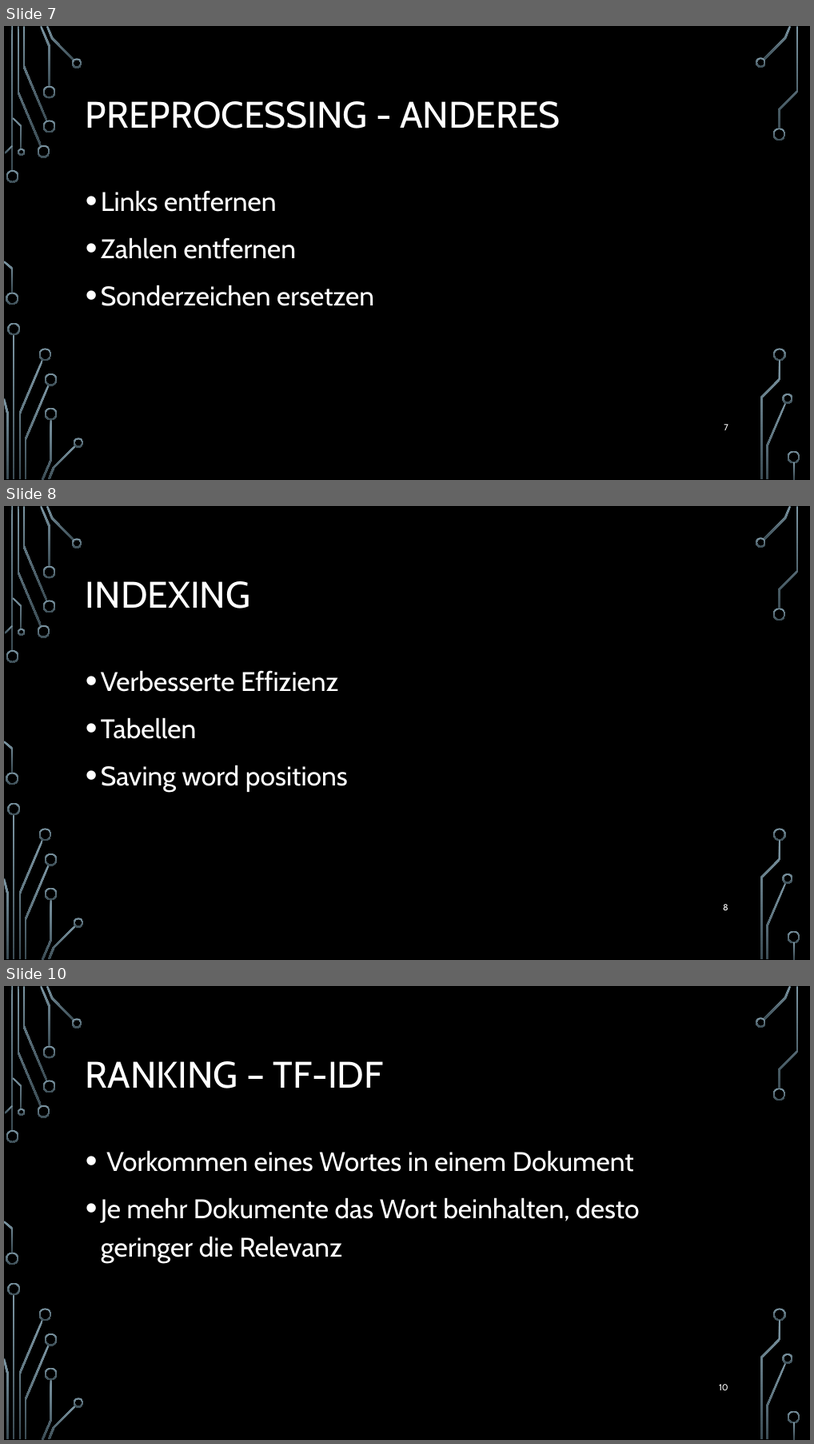
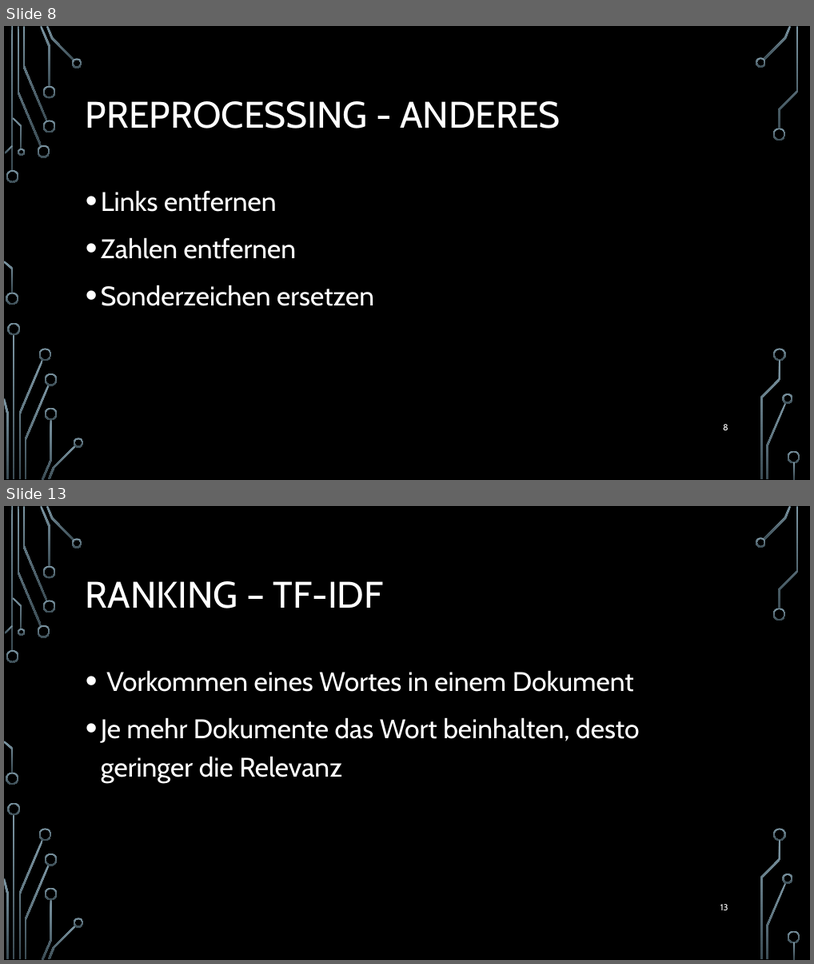
Before and after one commit to TPrime001/Grundgesetz, a slide deck: pres/Information Retrieval.pptx. Shown one above the other, each under a label of ours: slides 7, 8 and 10 before the commit, slides 8 and 13 after it; the slides between them are not shown. The pictures are 814x1444 and 814x964 pixels, drawn with LibreOffice and Linux fonts; fonts in the diff are those of the drawing; background and template pictures are left out. Boxes give left, top, right and bottom in pixels: in the first picture for what was removed or moved away, otherwise in the second. Text is boxed around its words. In the diff, an @@ line names an element or a change of style, - is before the commit and + after.

```diff
--- a/pres/Information Retrieval.pptx
+++ b/pres/Information Retrieval.pptx
@@ slide 8 removed at [4, 506, 810, 960], background picture (left out); not listed: 36 template elements that a slide beside it also shows @@
@@ title removed at [86, 581, 250, 608] @@
-INDEXING
@@ text removed at [101, 670, 348, 792] @@
-• Verbesserte Effizienz
-• Tabellen
-• Saving word positions
@@ page number removed at [723, 904, 729, 910] @@
-8
@@ what was slide 7 is now slide 8 @@
@@ page number at [723, 424, 729, 430]: text changed @@
-7
+8
@@ what was slide 10 is now slide 13 @@
@@ page number at [721, 904, 729, 910]: text changed @@
-10
+13
```
Also in this commit, not shown: 6 slides changed, 7 slides added, 1 other slide removed, 1 other file.
